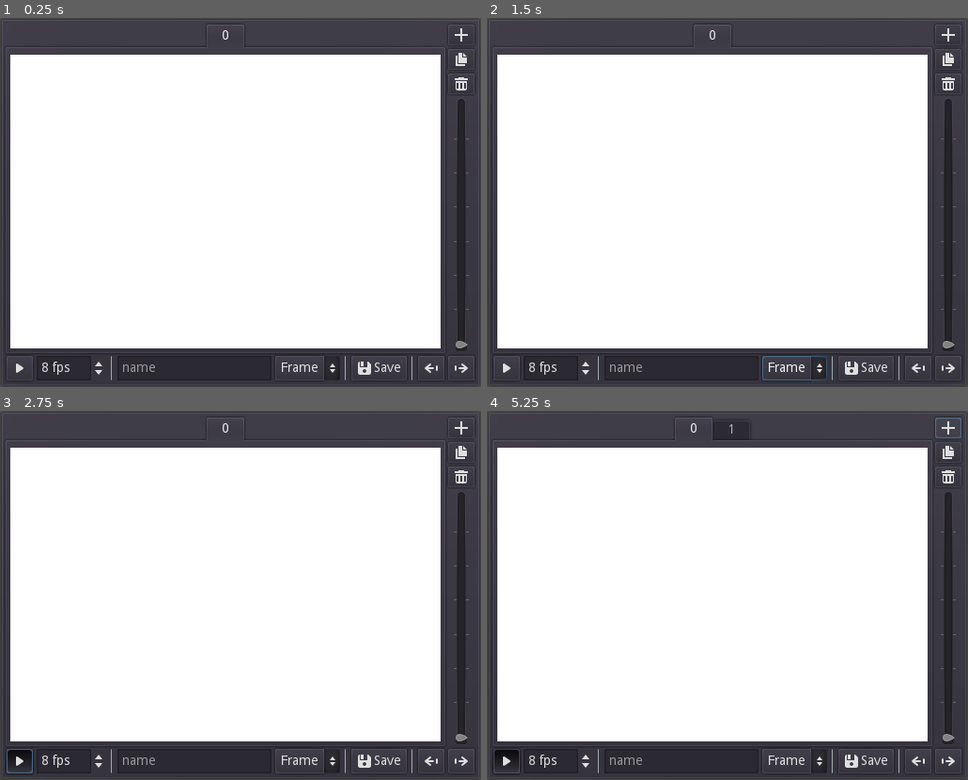
Above: before the commit, frames 1-4 (two rows, left to right).
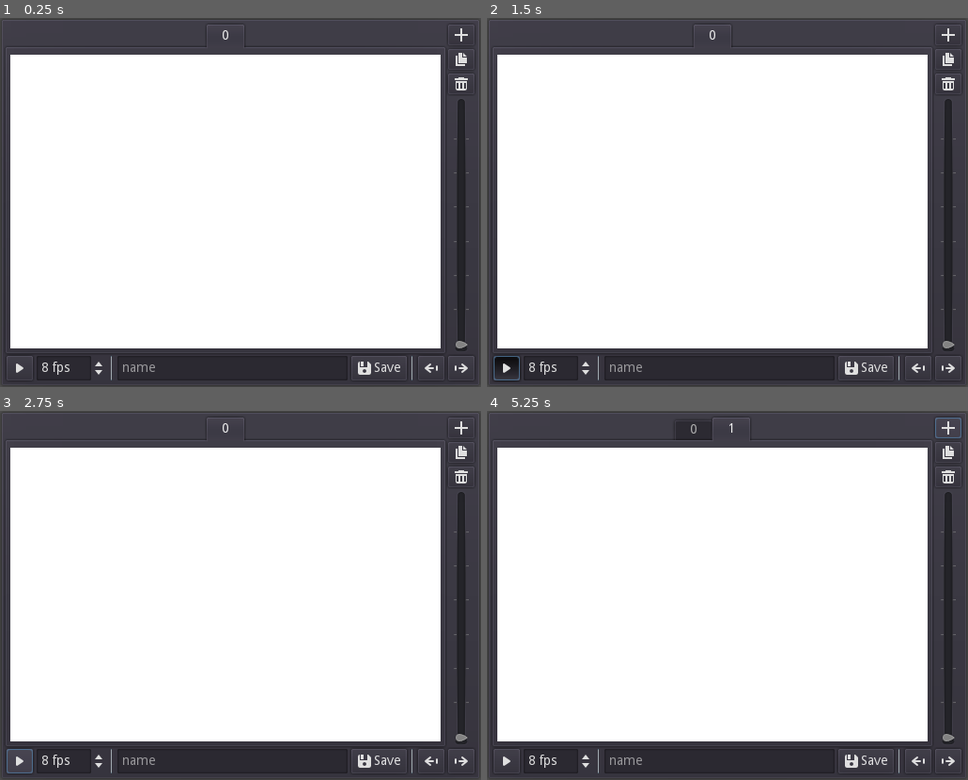
Above: after the commit, the same moments.

Repository: boukew99/scratch_animator
Game: Godot game, scene res://animater.tscn
Two runs of this game, one before a commit and one after it. Both use one fixed random seed, a clock stepped at 60 frames per second and the inputs below.
Inputs (mouse positions are in pixels of both pictures, inside the frame that each line leads up to):
- Up to frame 1 (0.25 s): no input
- Up to frame 2 (1.5 s): click (794, 368) at 0.5 s, where only the run before the commit has a clickable "Frame"; click (506, 368) at 1.25 s
- Up to frame 3 (2.75 s): click (19, 761) at 2 s
- Up to frame 4 (5.25 s): click (948, 761) at 2.75 s; click (948, 761) at 3.5 s; click (713, 595) at 4.25 s; click (948, 429) at 5 s

The runs differ from the first frame. In frame 1, 0.2% of the frame differs, in the area x 56-73%, y 91-99%; in frame 2, 0.5%; in frame 3, 0.5%; in frame 4, 0.6%, in the area x 1-73%, y 1-99%.

Commit message:
cleanup RenameOption

Diff:
--- a/animater.gd
+++ b/animater.gd
@@ -71,9 +71,5 @@
 	frames.get_current_tab_control().name = new_text
 
 
-func _on_RenameOption_item_selected(index):
-	pass # Replace with function body.
-
-
 func _on_TabContainer_sort_children():
 	slider.max_value = frames.get_tab_count() * 7
--- a/animater.tscn
+++ b/animater.tscn
@@ -131,26 +131,13 @@
 
 [node name="Rename" type="LineEdit" parent="VBoxContainer/HBoxContainer"]
 margin_left = 118.0
-margin_right = 282.0
+margin_right = 363.0
 margin_bottom = 24.0
 size_flags_horizontal = 3
 clear_button_enabled = true
 placeholder_text = "name"
 caret_blink = true
 caret_blink_speed = 0.5
-
-[node name="RenameOption" type="OptionButton" parent="VBoxContainer/HBoxContainer"]
-margin_left = 286.0
-margin_right = 355.0
-margin_bottom = 24.0
-text = "Frame"
-items = [ "Frame", null, false, 0, null, "Narrator", null, false, 1, null, "Subtitle", null, false, 2, null ]
-selected = 0
-
-[node name="VSeparator2" type="VSeparator" parent="VBoxContainer/HBoxContainer"]
-margin_left = 359.0
-margin_right = 363.0
-margin_bottom = 24.0
 
 [node name="Save" type="Button" parent="VBoxContainer/HBoxContainer"]
 margin_left = 367.0
@@ -160,7 +147,7 @@
 text = "Save"
 icon = ExtResource( 10 )
 
-[node name="VSeparator3" type="VSeparator" parent="VBoxContainer/HBoxContainer"]
+[node name="VSeparator2" type="VSeparator" parent="VBoxContainer/HBoxContainer"]
 margin_left = 430.0
 margin_right = 434.0
 margin_bottom = 24.0
@@ -203,7 +190,6 @@
 [connection signal="toggled" from="VBoxContainer/HBoxContainer/Play" to="." method="_on_Play_toggled"]
 [connection signal="value_changed" from="VBoxContainer/HBoxContainer/FPS" to="." method="_on_FPS_value_changed"]
 [connection signal="text_entered" from="VBoxContainer/HBoxContainer/Rename" to="." method="_on_Rename_text_entered"]
-[connection signal="item_selected" from="VBoxContainer/HBoxContainer/RenameOption" to="." method="_on_RenameOption_item_selected"]
 [connection signal="pressed" from="VBoxContainer/HBoxContainer/Save" to="." method="_on_Save_pressed"]
 [connection signal="pressed" from="VBoxContainer/HBoxContainer/Prev" to="." method="_on_Prev_pressed"]
 [connection signal="pressed" from="VBoxContainer/HBoxContainer/Next" to="." method="_on_Next_pressed"]
